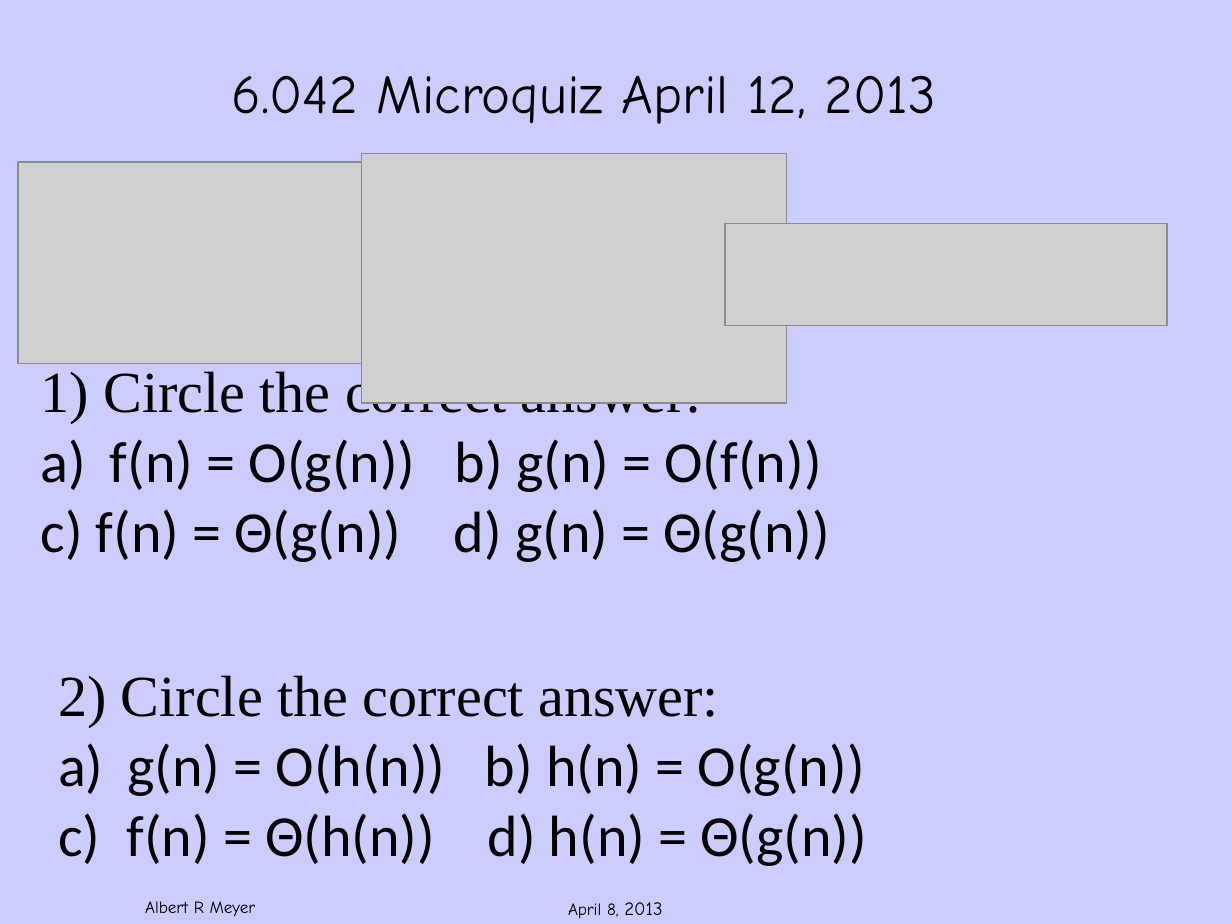
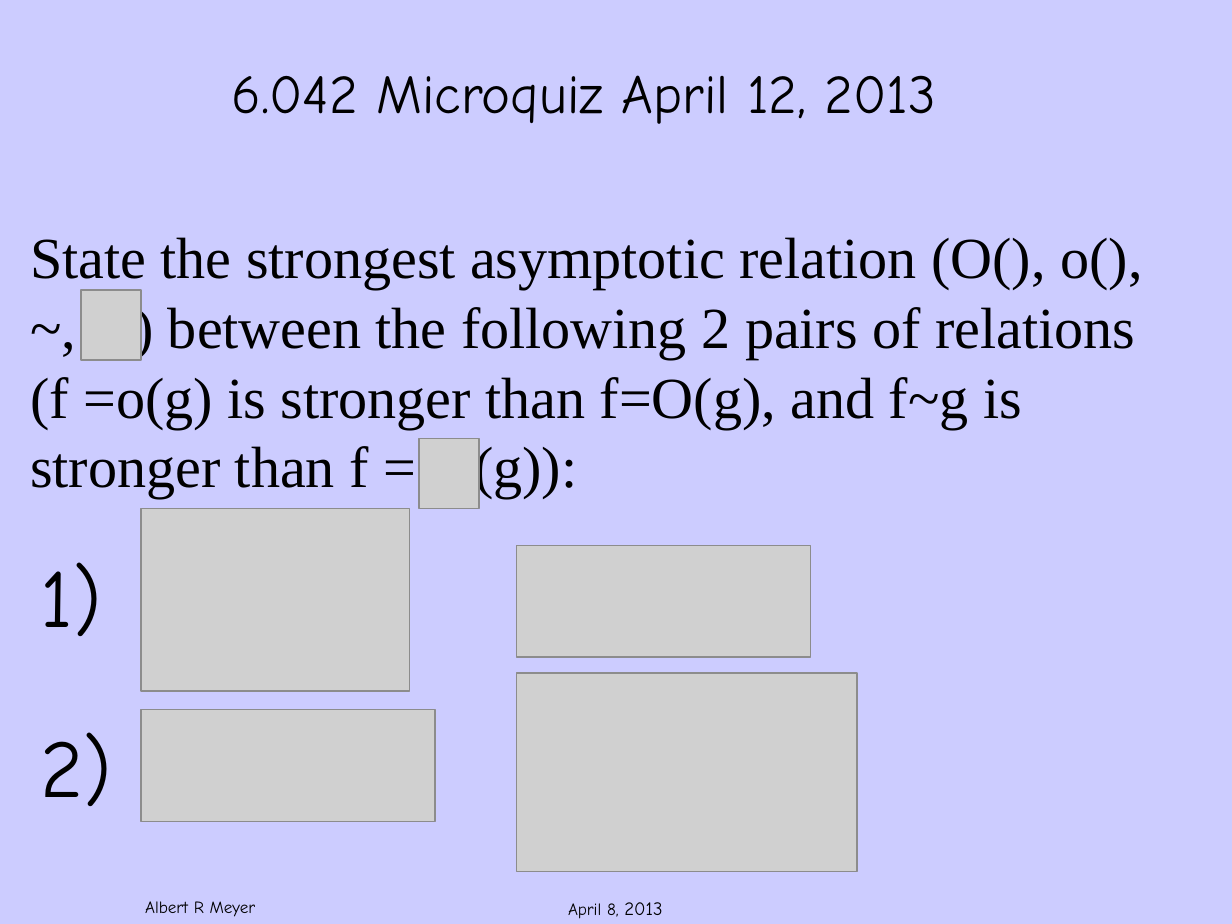
Before and after one commit to armeyer/mcs_web, a slide deck: slide 1 of spring13/slides13/microquiz9f-afternoon.pptx. Drawn at 1232x924 pixels with LibreOffice and Linux fonts; fonts in the diff are those of the drawing; grey boxes stand for pictures; background and template pictures are left out. Boxes give left, top, right and bottom in pixels: in the first picture for what was removed or moved away, otherwise in the second. Text is boxed around its words. In the diff, an @@ line names an element or a change of style, - is before the commit and + after.

Commit message:
microquiz9 edited

```diff
--- a/spring13/slides13/microquiz9f-afternoon.pptx
+++ b/spring13/slides13/microquiz9f-afternoon.pptx
@@ picture removed at (x1=18, y1=163, x2=362, y2=365) @@
@@ picture removed at (x1=362, y1=154, x2=787, y2=403) @@
@@ text added at (x1=30, y1=237, x2=1142, y2=498), 34 pt, text #000000 @@
+State the strongest asymptotic relation (O(), o(), ~, ) between the following 2 pairs of relations (f =o(g) is stronger than f=O(g), and f~g is stronger than f = (g)):
@@ picture removed at (x1=724, y1=224, x2=1167, y2=325) @@
@@ picture added at (x1=81, y1=290, x2=142, y2=360) @@
@@ text removed at (x1=41, y1=367, x2=830, y2=562) @@
-1) Circle the correct answer:
-a) f(n) = O(g(n)) b) g(n) = O(f(n))
-c) f(n) = Θ(g(n)) d) g(n) = Θ(g(n))
@@ picture added at (x1=419, y1=439, x2=479, y2=509) @@
@@ picture added at (x1=142, y1=509, x2=410, y2=691) @@
@@ text added at (x1=41, y1=562, x2=102, y2=636), 48 pt, text #000000 @@
+1)
@@ picture added at (x1=517, y1=546, x2=812, y2=658) @@
@@ text removed at (x1=58, y1=675, x2=867, y2=866) @@
-2) Circle the correct answer:
-a) g(n) = O(h(n)) b) h(n) = O(g(n))
-c) f(n) = Θ(h(n)) d) h(n) = Θ(g(n))
@@ picture added at (x1=517, y1=673, x2=857, y2=871) @@
@@ picture added at (x1=142, y1=710, x2=436, y2=822) @@
@@ text added at (x1=41, y1=732, x2=112, y2=806), 48 pt, text #000000 @@
+2)
```
